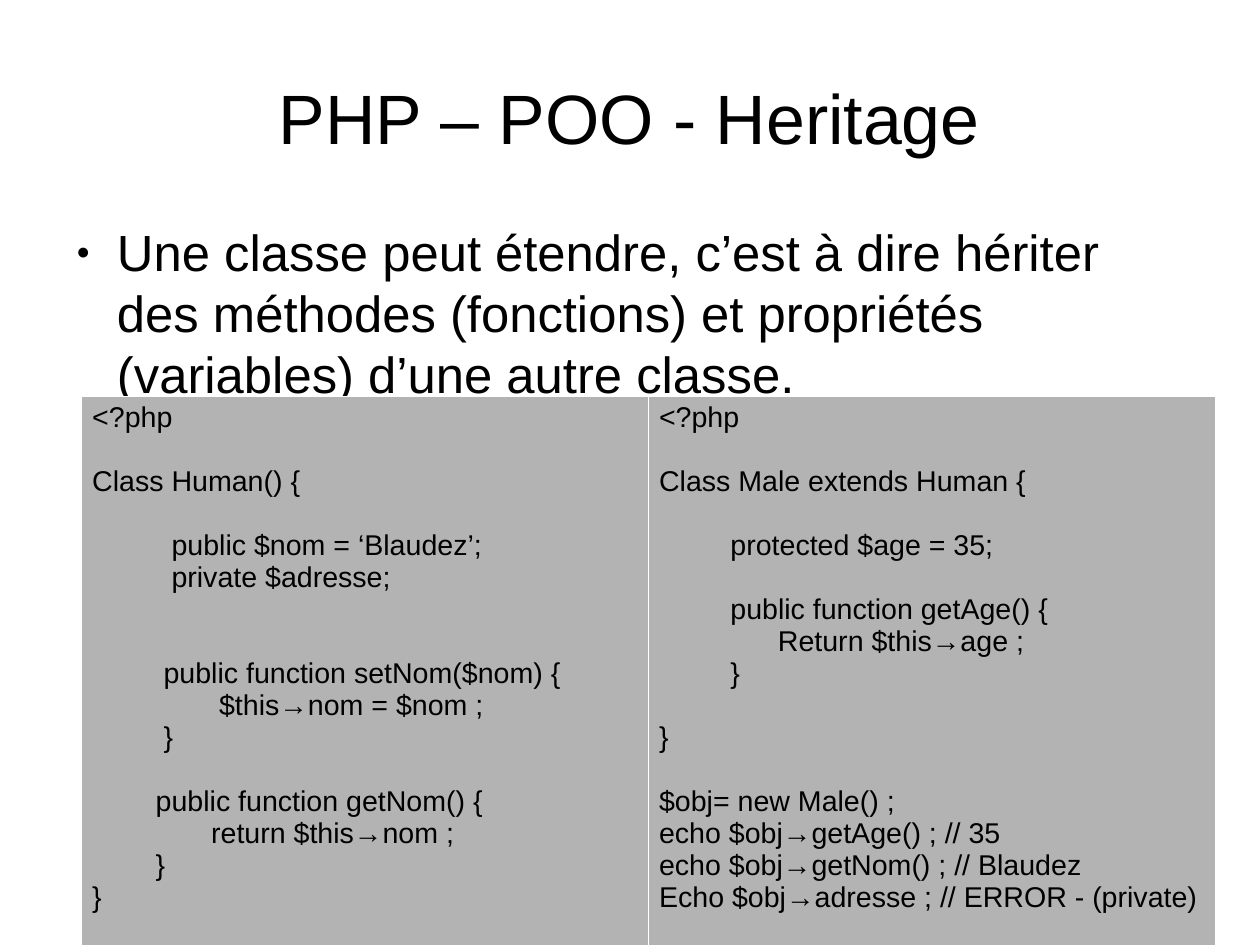
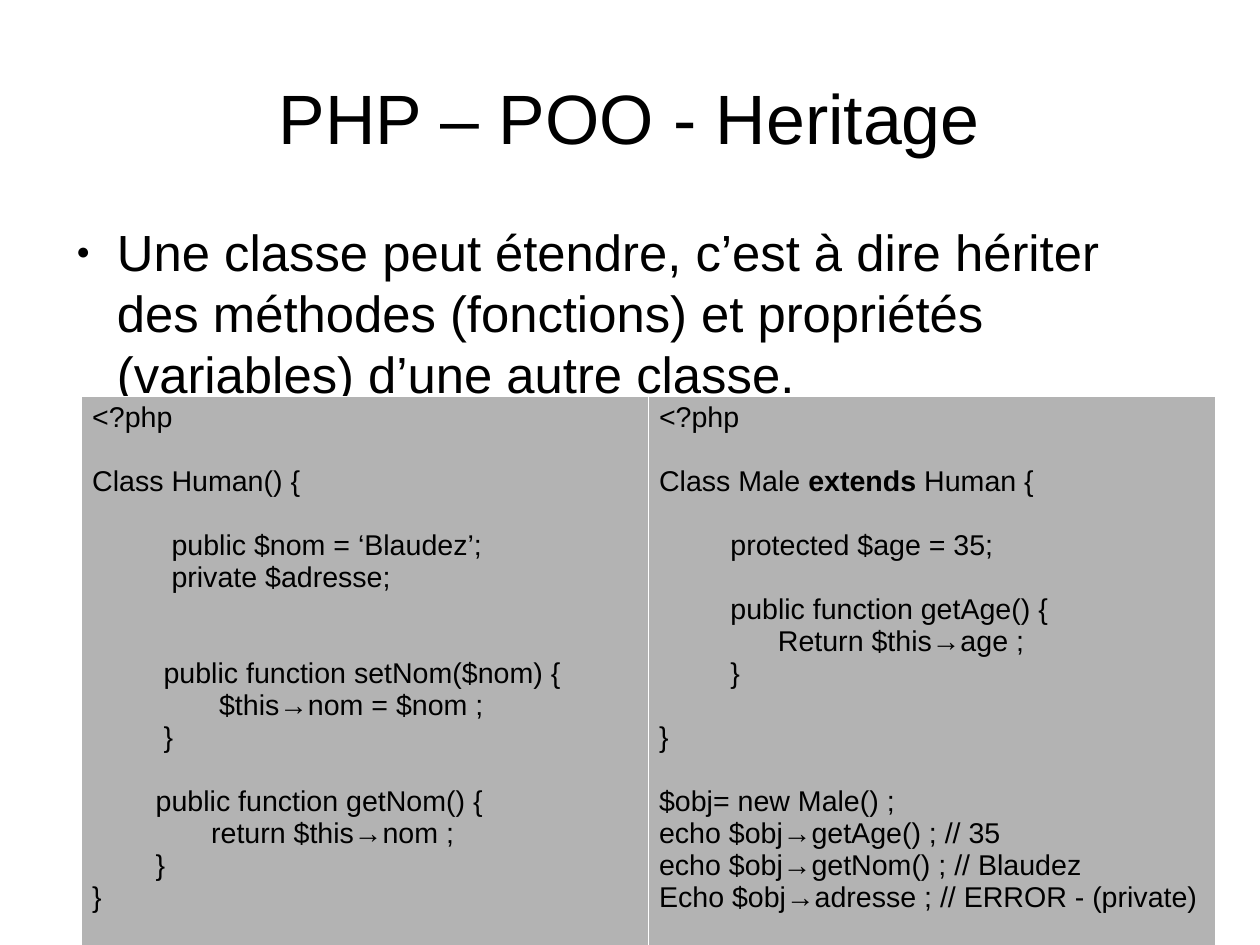
Before and after one commit to NicoM88/formation, a slide deck: slide 26 of PHP/formation.odp (slide 23 before the commit). Drawn at 1260x945 pixels with LibreOffice and Linux fonts; fonts in the diff are those of the drawing. Boxes give left, top, right and bottom in pixels: in the first picture for what was removed or moved away, otherwise in the second. Text is boxed around its words. In the diff, an @@ line names an element or a change of style, - is before the commit and + after.

```diff
--- a/PHP/formation.odp
+++ b/PHP/formation.odp
@@ table at (81, 396, 1215, 945) @@
@@ bold on in "extends" @@
```
Also in this commit, not shown: 9 other slides changed, 3 slides added, 1 other file.
